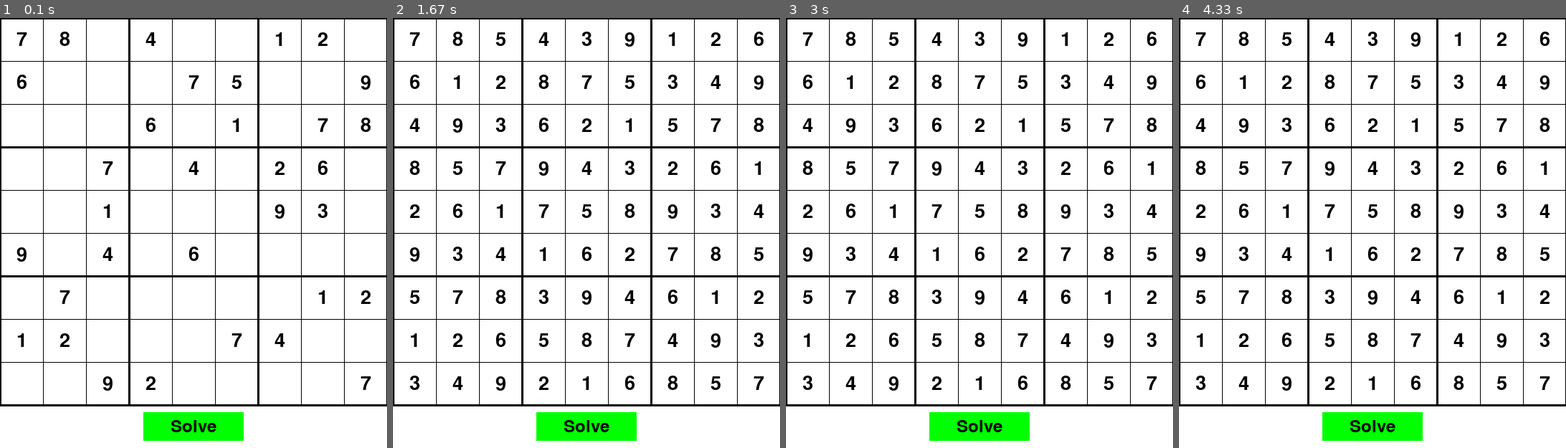
Above: before the commit, frames 1-4 (left to right).
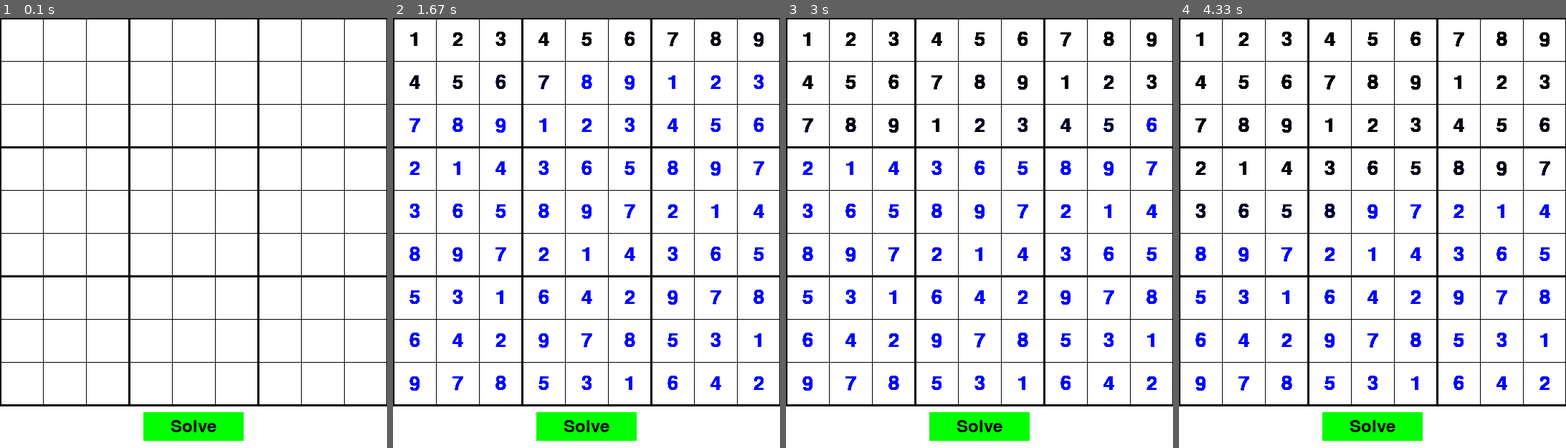
Above: after the commit, the same moments.

Repository: azharxkhan/Sudoku-Solver
Game: pygame game, started from pygamesudoku.py
Same seed, same stepped clock (60 frames per second), same inputs: the game is played once before the commit and once after it.
Inputs:
- Up to frame 1 (0.1 s): no input
- Up to frame 2 (1.67 s): click "Solve" at 0.38 s
- Up to frame 3 (3 s): no input
- Up to frame 4 (4.33 s): no input

The runs differ from the first frame. In frame 1, 1.5% of the frame differs, in the area x 4-96%, y 3-87%; in frame 2, 5.2%; in frame 3, 5.0%; in frame 4, 4.6%.

Commit message:
able to enter numbers and have it be solved

Diff:
--- a/pygamesudoku.py
+++ b/pygamesudoku.py
@@ -1,55 +1,123 @@
 import pygame
 import sys
-from sudoku_solver import solve
+from sudoku_solver import solve  # Assuming you have a function that solves the Sudoku puzzle
+import time
 
-# Define the Sudoku board
+# Define the empty Sudoku board
 board = [
-    [7,8,0,4,0,0,1,2,0],
-    [6,0,0,0,7,5,0,0,9],
-    [0,0,0,6,0,1,0,7,8],
-    [0,0,7,0,4,0,2,6,0],
-    [0,0,1,0,0,0,9,3,0],
-    [9,0,4,0,6,0,0,0,0],
-    [0,7,0,0,0,0,0,1,2],
-    [1,2,0,0,0,7,4,0,0],
-    [0,0,9,2,0,0,0,0,7]
+    [0, 0, 0, 0, 0, 0, 0, 0, 0],
+    [0, 0, 0, 0, 0, 0, 0, 0, 0],
+    [0, 0, 0, 0, 0, 0, 0, 0, 0],
+    [0, 0, 0, 0, 0, 0, 0, 0, 0],
+    [0, 0, 0, 0, 0, 0, 0, 0, 0],
+    [0, 0, 0, 0, 0, 0, 0, 0, 0],
+    [0, 0, 0, 0, 0, 0, 0, 0, 0],
+    [0, 0, 0, 0, 0, 0, 0, 0, 0],
+    [0, 0, 0, 0, 0, 0, 0, 0, 0]
 ]
 
-# Pygame initialization
+# User-entered numbers stored separately from solved numbers
+user_board = [
+    [0, 0, 0, 0, 0, 0, 0, 0, 0],
+    [0, 0, 0, 0, 0, 0, 0, 0, 0],
+    [0, 0, 0, 0, 0, 0, 0, 0, 0],
+    [0, 0, 0, 0, 0, 0, 0, 0, 0],
+    [0, 0, 0, 0, 0, 0, 0, 0, 0],
+    [0, 0, 0, 0, 0, 0, 0, 0, 0],
+    [0, 0, 0, 0, 0, 0, 0, 0, 0],
+    [0, 0, 0, 0, 0, 0, 0, 0, 0],
+    [0, 0, 0, 0, 0, 0, 0, 0, 0]
+]
+
 pygame.init()
 
-# Constants
 WIDTH, HEIGHT = 540, 600
 WHITE = (255, 255, 255)
 BLACK = (0, 0, 0)
+BLUE = (0, 0, 255)
 FONT_SIZE = 40
 
-# Create the window
 screen = pygame.display.set_mode((WIDTH, HEIGHT))
 pygame.display.set_caption("Sudoku Solver")
 
-# Function to draw the Sudoku board
+
 def draw_board():
+    """
+    Draws the Sudoku board and displays user-entered numbers in black and solved numbers in blue.
+    """
     for i in range(9):
         for j in range(9):
-            if board[i][j] != 0:
+            if user_board[i][j] != 0:
                 font = pygame.font.Font(None, FONT_SIZE)
-                text = font.render(str(board[i][j]), True, BLACK)
-                text_rect = text.get_rect(center=(j*60+30, i*60+30))
+                text = font.render(str(user_board[i][j]), True, BLACK)
+                text_rect = text.get_rect(center=(j * 60 + 30, i * 60 + 30))
+                screen.blit(text, text_rect)
+            elif board[i][j] != 0:
+                font = pygame.font.Font(None, FONT_SIZE)
+                text = font.render(str(board[i][j]), True, BLUE)
+                text_rect = text.get_rect(center=(j * 60 + 30, i * 60 + 30))
                 screen.blit(text, text_rect)
 
     for i in range(10):
-        if i % 3 == 0:
-            pygame.draw.line(screen, BLACK, (0, i*60), (WIDTH, i*60), 3)
-            pygame.draw.line(screen, BLACK, (i*60, 0), (i*60, HEIGHT-60), 3)
+        line_thickness = 3 if i % 3 == 0 else 1
+        pygame.draw.line(screen, BLACK, (0, i * 60), (WIDTH, i * 60), line_thickness)
+        pygame.draw.line(screen, BLACK, (i * 60, 0), (i * 60, HEIGHT - 60), line_thickness)
+
+
+def get_cell(pos):
+    """
+    Returns the row and column of the clicked cell based on the mouse position.
+
+    Args:
+        pos (tuple): The (x, y) position of the mouse click.
+
+    Returns:
+        tuple: The row and column index of the cell.
+    """
+    x, y = pos
+    return y // 60, x // 60
+
+
+def handle_input(row, col, event):
+    """
+    Handles the user input for entering numbers into the Sudoku board.
+
+    Args:
+        row (int): The row of the selected cell.
+        col (int): The column of the selected cell.
+        event (pygame.event): The keyboard event to handle number input.
+    """
+    if event.unicode.isdigit():
+        number = int(event.unicode)
+        if 1 <= number <= 9:
+            user_board[row][col] = number
         else:
-            pygame.draw.line(screen, BLACK, (0, i*60), (WIDTH, i*60), 1)
-            pygame.draw.line(screen, BLACK, (i*60, 0), (i*60, HEIGHT-60), 1)
+            user_board[row][col] = 0
+
+
+def reveal_solution():
+    """
+    Slowly reveals the solution by showing each number one by one.
+    """
+    for i in range(9):
+        for j in range(9):
+            if user_board[i][j] == 0 and board[i][j] != 0:
+                user_board[i][j] = board[i][j]
+                draw_board()
+                pygame.display.update()
+                time.sleep(0.1)
+
 
 def main():
+    """
+    Main game loop for the Sudoku solver. Handles drawing the board, user input, and solving the puzzle.
+    """
+    selected_cell = None
+
     while True:
         screen.fill(WHITE)
         draw_board()
+
         solve_button = pygame.Rect(200, 550, 140, 40)
         pygame.draw.rect(screen, (0, 255, 0), solve_button)
         solve_font = pygame.font.Font(None, 36)
@@ -63,9 +131,17 @@
                 sys.exit()
             elif event.type == pygame.MOUSEBUTTONDOWN:
                 if event.button == 1:
-                    solve(board)
+                    if solve_button.collidepoint(event.pos):
+                        solve(board)
+                        reveal_solution()
+                    else:
+                        selected_cell = get_cell(event.pos)
+            elif event.type == pygame.KEYDOWN and selected_cell:
+                row, col = selected_cell
+                handle_input(row, col, event)
 
         pygame.display.update()
 
+
 if __name__ == "__main__":
     main()
